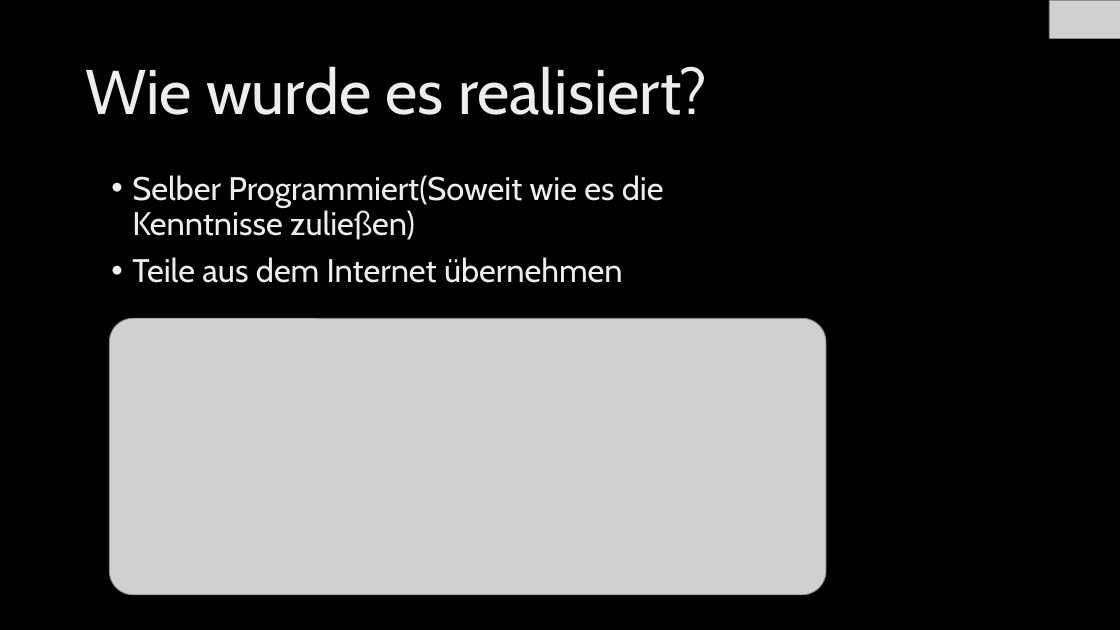
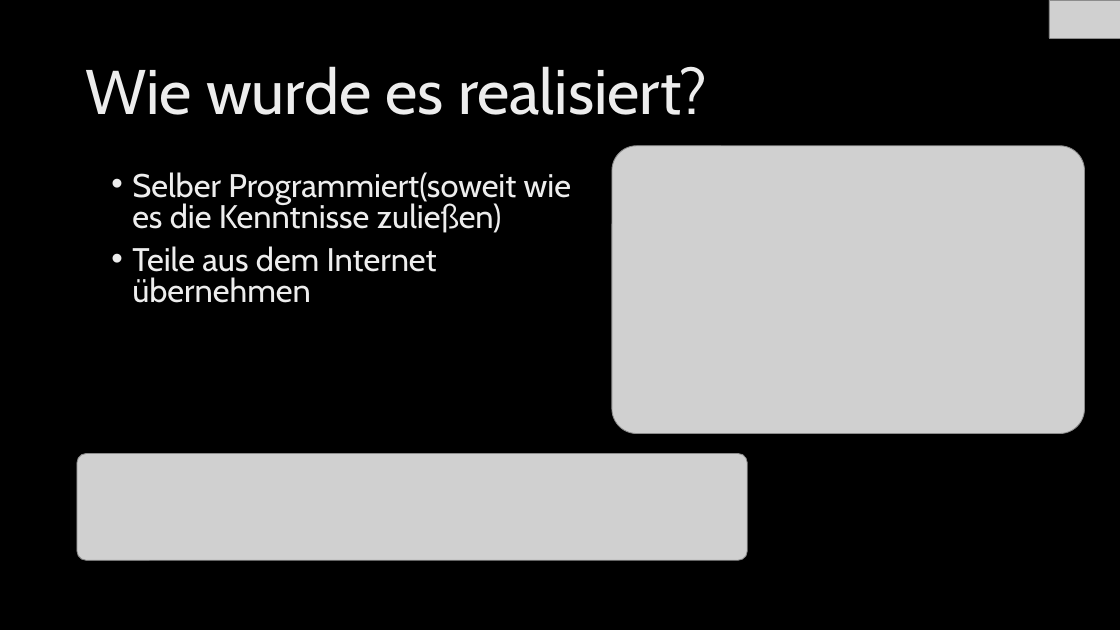
Before and after one commit to mircb/ProjektWebseite, a slide deck: slide 6 of WebProjekt.pptx (slide 5 before the commit). Drawn at 1120x630 pixels with LibreOffice and Linux fonts; fonts in the diff are those of the drawing; grey boxes stand for pictures; background and template pictures are left out. Boxes give left, top, right and bottom in pixels: in the first picture for what was removed or moved away, otherwise in the second. Text is boxed around its words. In the diff, an @@ line names an element or a change of style, - is before the commit and + after.

```diff
--- a/WebProjekt.pptx
+++ b/WebProjekt.pptx
@@ picture added at (x1=613, y1=146, x2=1086, y2=434) @@
@@ text at (x1=132, y1=172, x2=571, y2=233): text changed @@
-• Selber Programmiert(Soweit wie es die Kenntnisse zuließen)
+• Selber Programmiert(soweit wie es die Kenntnisse zuließen)
@@ text at (x1=132, y1=246, x2=437, y2=303): line spacing 0.9 to 0.8 @@
@@ picture removed at (x1=109, y1=318, x2=826, y2=595) @@
@@ picture added at (x1=77, y1=454, x2=748, y2=560) @@
```
Also in this commit, not shown: 2 other slides changed, 2 slides added.
